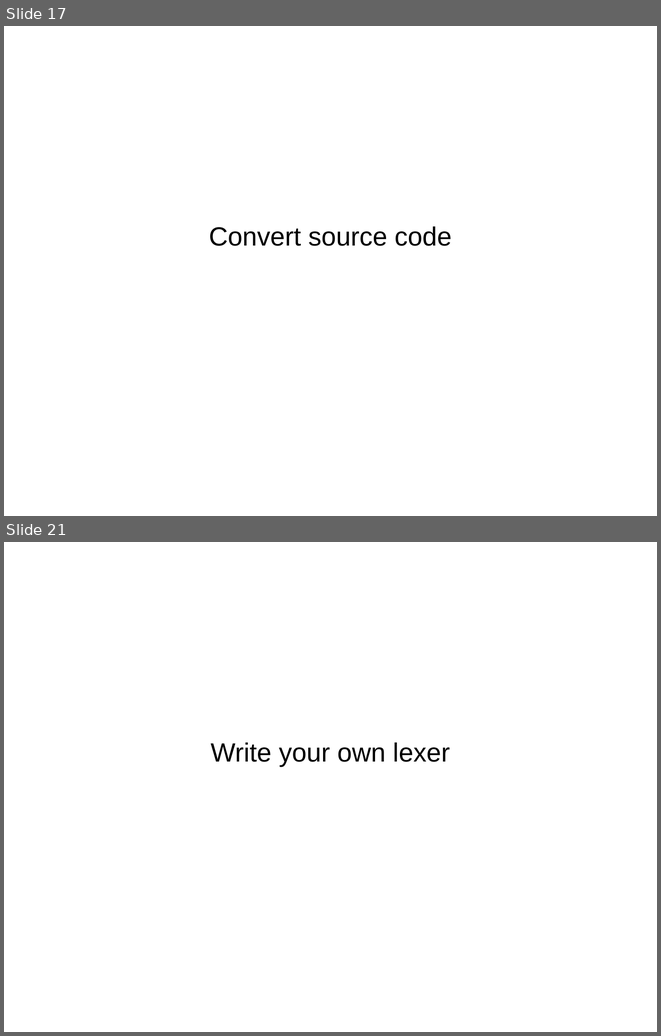
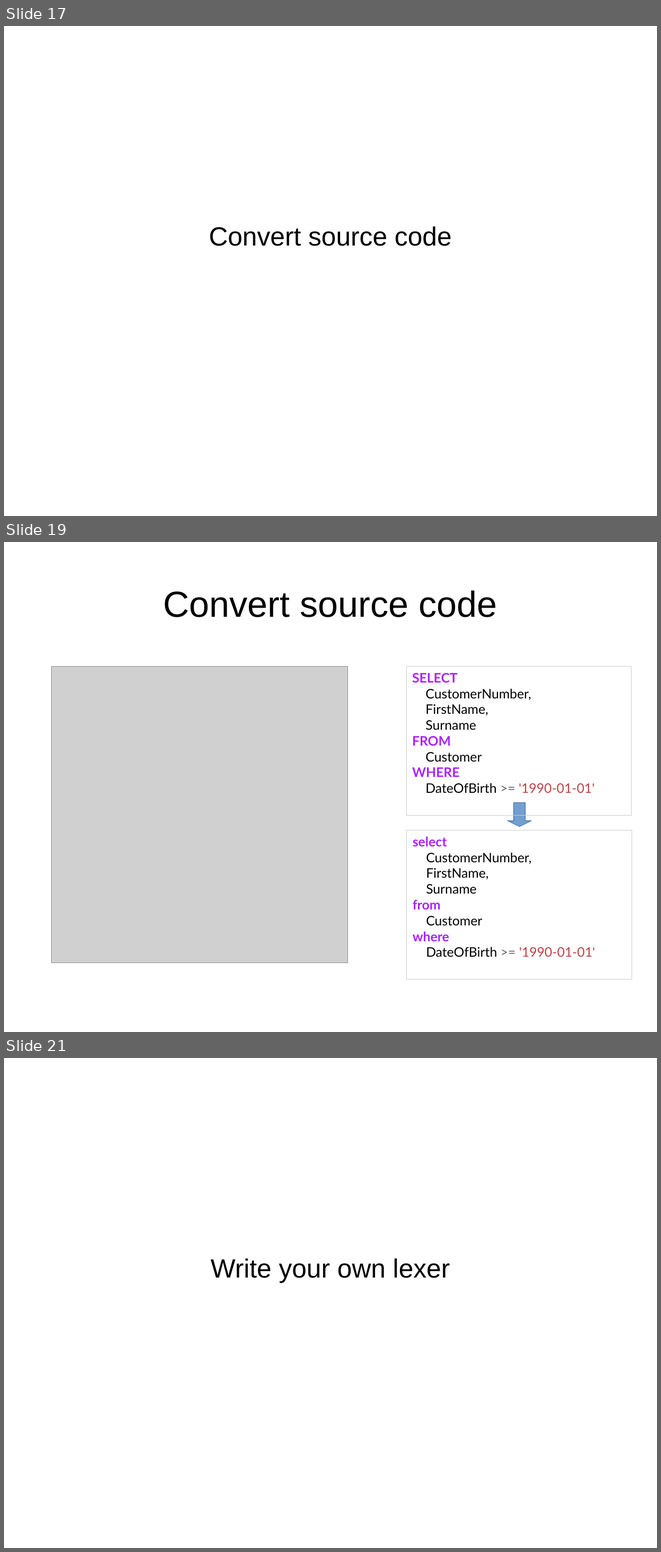
Before and after one commit to roskakori/talks, a slide deck: pygraz/pygments/Introduction to Pygments.odp. Shown one above the other, each under a label of ours: slides 17 and 21 before the commit, slides 17, 19 and 21 after it; the slides between them are not shown. The pictures are 661x1036 and 661x1552 pixels, drawn with LibreOffice and Linux fonts; fonts in the diff are those of the drawing; grey boxes stand for pictures. Boxes give left, top, right and bottom in pixels: in the first picture for what was removed or moved away, otherwise in the second. Text is boxed around its words. In the diff, an @@ line names an element or a change of style, - is before the commit and + after.

Commit message:
* Added slides for stepwise development of an own lexer. * Changed syntax highlighted Python code from HTML screenshot to inline RTF to enable copy & paste.

```diff
--- a/pygraz/pygments/Introduction to Pygments.odp
+++ b/pygraz/pygments/Introduction to Pygments.odp
@@ slide 19 added at <box>4,542,657,1032</box>, background #FFFFFF @@
@@ title added at <box>164,590,497,617</box>, 44 pt, text #000000 @@
+Convert source code
@@ picture added at <box>51,667,347,963</box> @@
@@ rectangle added at <box>406,667,632,815</box>, outline #CCCCCC 0 pt, 16 pt, text #000000 @@
+SELECT
+CustomerNumber,
+FirstName,
+Surname
+FROM
+Customer
+WHERE
+DateOfBirth >= '1990-01-01'
@@ down arrow added at <box>508,803,531,827</box>, fill #729FCF, outline #3465A4 0 pt @@
@@ rectangle added at <box>407,830,632,979</box>, outline #CCCCCC 0 pt, 16 pt, text #000000 @@
+select
+CustomerNumber,
+FirstName,
+Surname
+from
+Customer
+where
+DateOfBirth >= '1990-01-01'
```
Also in this commit, not shown: 9 slides changed, 13 other slides added, 2 slides removed, 5 other files.
